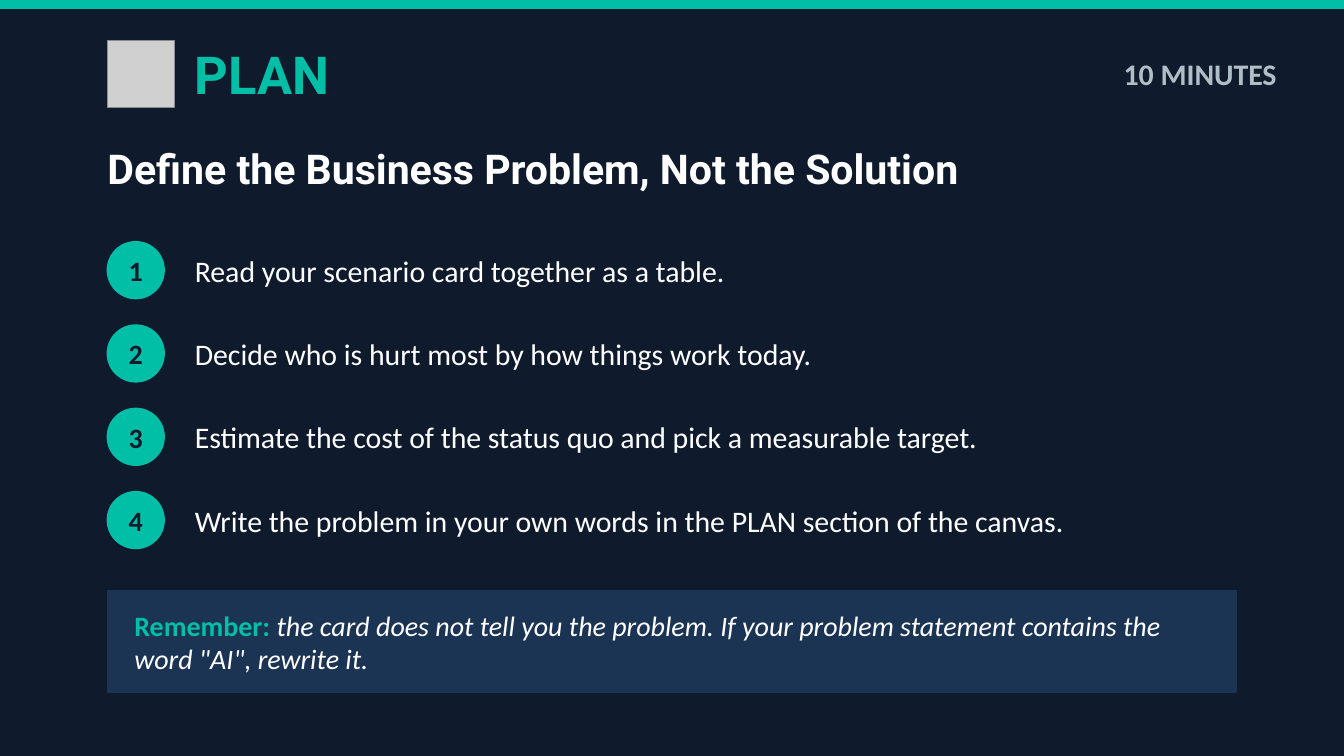
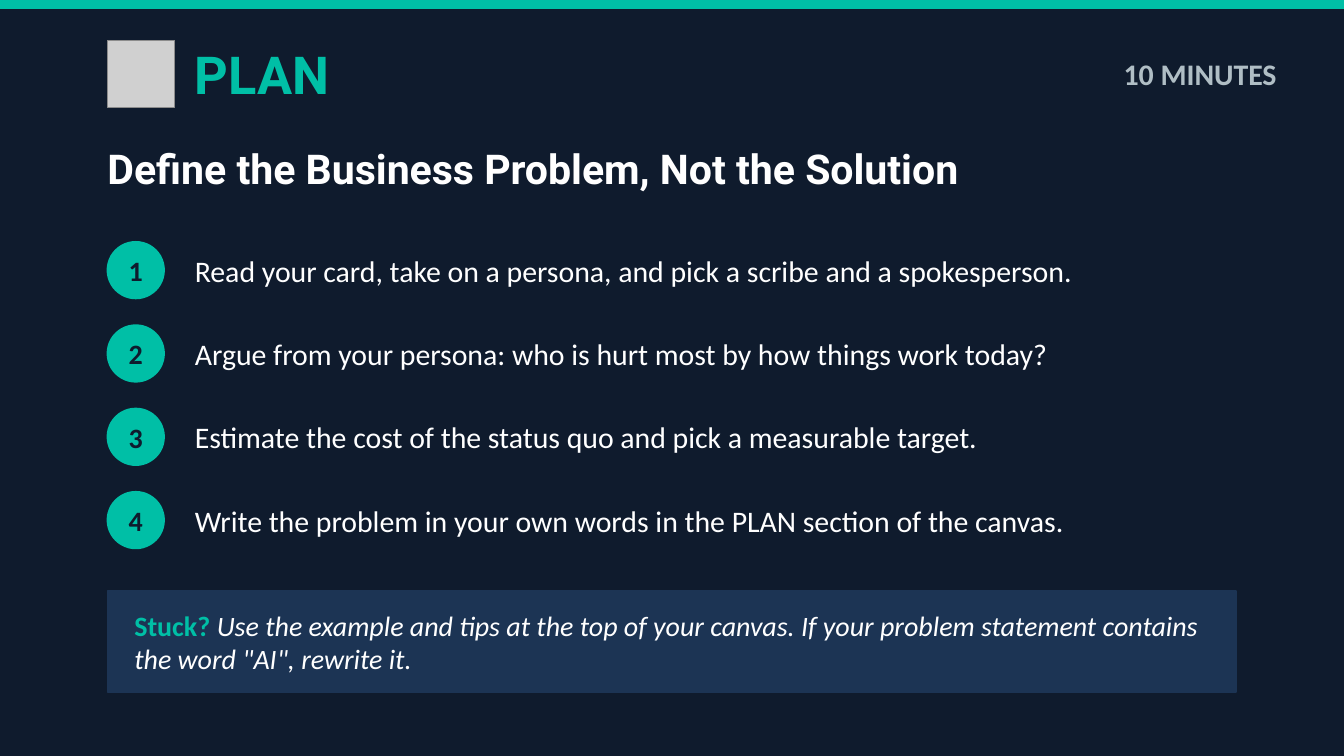
Before and after one commit to kwartler/Vienna_Dec_26, a slide deck: slide 4 of pdca_exercise/PDCA_Exercise_Deck.pptx. Drawn at 1344x756 pixels with LibreOffice and Linux fonts; fonts in the diff are those of the drawing; grey boxes stand for pictures. Boxes give left, top, right and bottom in pixels: in the first picture for what was removed or moved away, otherwise in the second. Text is boxed around its words. In the diff, an @@ line names an element or a change of style, - is before the commit and + after.

```diff
--- a/pdca_exercise/PDCA_Exercise_Deck.pptx
+++ b/pdca_exercise/PDCA_Exercise_Deck.pptx
@@ text at (195, 261, 1072, 287): text changed @@
-Read your scenario card together as a table.
+Read your card, take on a persona, and pick a scribe and a spokesperson.
@@ text at (195, 344, 1047, 370): text changed @@
-Decide who is hurt most by how things work today.
+Argue from your persona: who is hurt most by how things work today?
@@ text at (134, 616, 1198, 673): text changed @@
-Remember: the card does not tell you the problem. If your problem statement contains the word "AI", rewrite it.
+Stuck? Use the example and tips at the top of your canvas. If your problem statement contains the word "AI", rewrite it.
```
Also in this commit, not shown: 6 other slides changed, 2 slides added, 5 other files.
